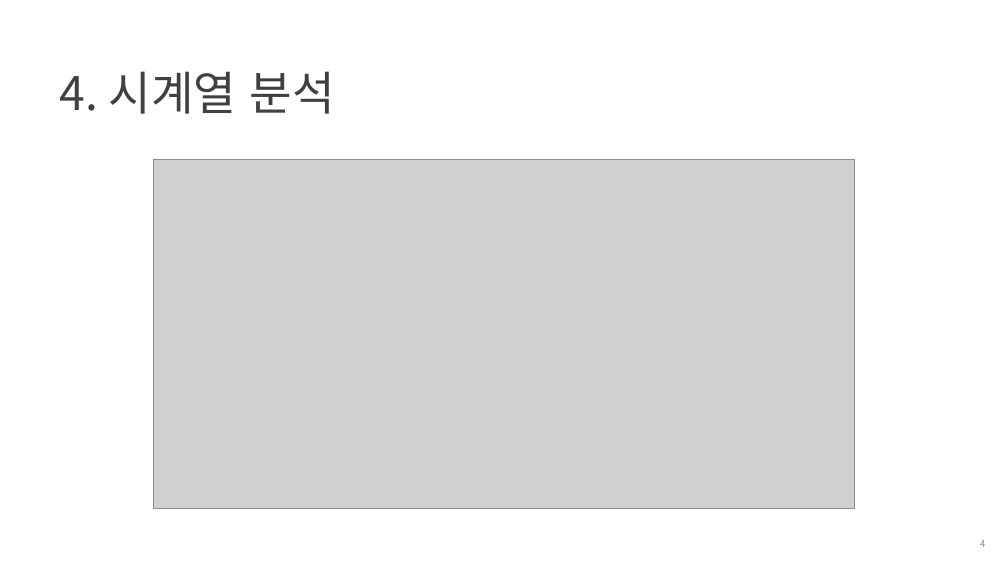
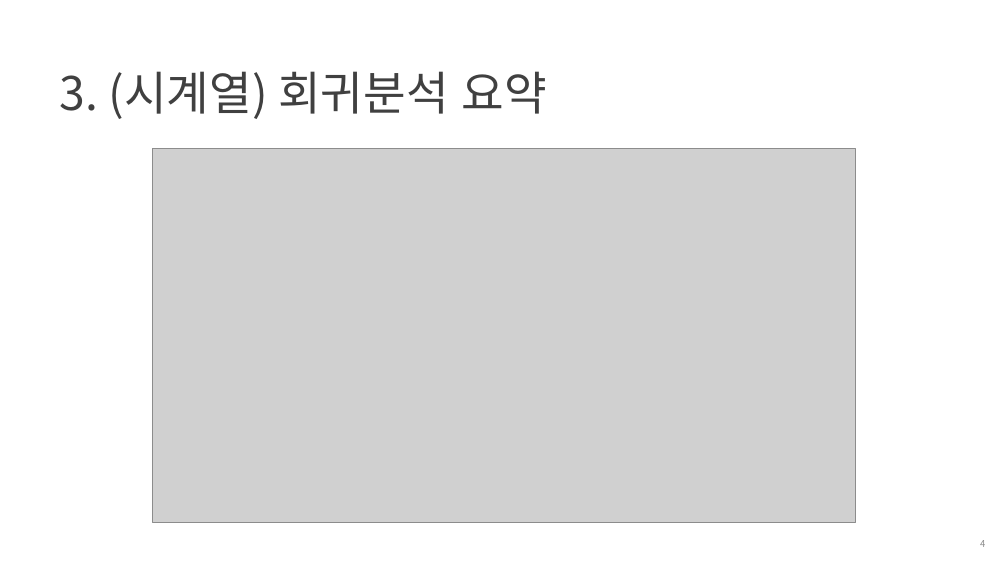
Before and after one commit to cheonbi/TimeSeriesAnalysis, a slide deck: slide 4 of [FastCampus] 4주차_강의자료_김경원박사.pptx. Drawn at 1008x567 pixels with LibreOffice and Linux fonts; fonts in the diff are those of the drawing; grey boxes stand for pictures; background and template pictures are left out. Boxes give left, top, right and bottom in pixels: in the first picture for what was removed or moved away, otherwise in the second. Text is boxed around its words. In the diff, an @@ line names an element or a change of style, - is before the commit and + after.

```diff
--- a/[FastCampus] 4주차_강의자료_김경원박사.pptx
+++ b/[FastCampus] 4주차_강의자료_김경원박사.pptx
@@ title at [60, 71, 547, 119]: text changed @@
-4. 시계열 분석
+3. (시계열) 회귀분석 요약
@@ picture: place and size @@
-picture at [153, 159, 854, 508]
+picture at [152, 149, 855, 522]
```
Also in this commit, not shown: 7 other slides changed, 1 slide added, 14 slides removed, 18 other files.
